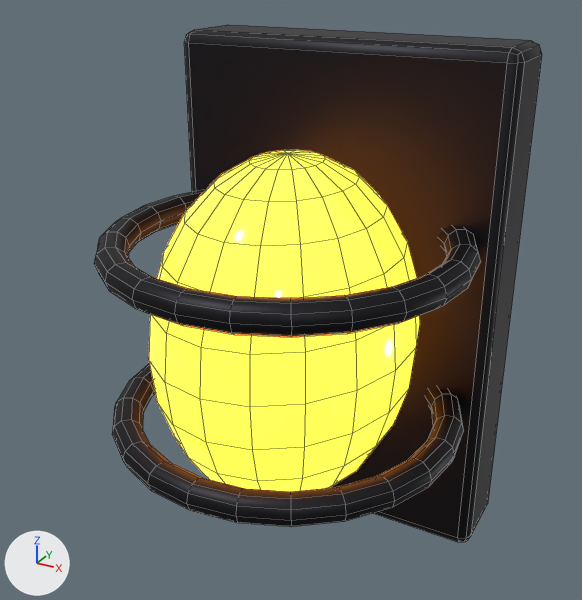
One commit to the Blender file assets_src/blend/env/light_cage.blend: the scene before it, then after it.
Rendered twice from a 50 mm camera at (0.235, -0.513, 0.234) aimed at (0.006, -0.097, 0.026). The axes (+X, +Y, +Z) are drawn at lower left. The lights are the same throughout. The first picture is the older version. Mesh edges are drawn as thin lines.

The first picture shows 'LightCage'.
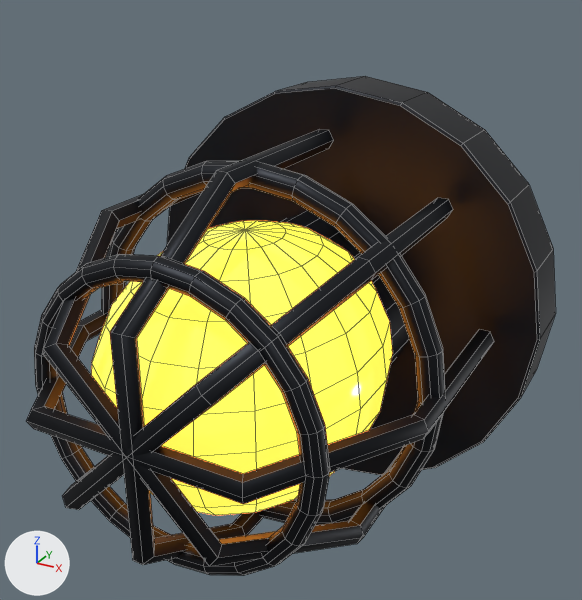
What differs and where, as boxes (x1, y1, x2, y2) in the pictures (582 x 600 px; the box of a moved part takes in the faces that stretch with it):
'LightCage', reshaped (18% wider): before (94, 25, 542, 542); after (26, 76, 556, 576)
part 1 of me_cube, added: after (91, 220, 393, 516)
part 2 of me_cube, added: after (101, 161, 445, 525)
part 3 of me_cube, moved or reshaped: before (112, 364, 464, 527); after (34, 254, 330, 576)
part 4 of me_cube, rebuilt: before (149, 150, 420, 492); after (43, 191, 399, 566)
part 5 of me_cube, rebuilt (9% wider, 23% shorter): before (184, 25, 542, 542); after (167, 76, 556, 475)
part 6 of me_cube, added: after (281, 211, 409, 364)
part 7 of me_cube, added: after (26, 310, 494, 504)
part 8 of me_cube, added: after (62, 198, 453, 510)
part 9 of me_cube, added: after (110, 129, 334, 565)
part 10 of me_cube, deleted (black): before (94, 189, 481, 337)

What the commit changed:
me_cube is used by ob_lightcage; location (0.0, 0.0, 0.0).
me_cube had 736 vertices, 750 faces and spanned x -0.12..0.12, y -0.21..0.03, z -0.18..0.18.
me_cube now has 984 vertices, 948 faces and spans x -0.15..0.15, y -0.256..0.025, z -0.15..0.15.
me_cube part 1: a new loose piece, a UV sphere (18 segments, 12 rings, poles along z) spanning x -0.084..0.084, y -0.246..-0.034, z -0.085..0.085, in mat_warmbulb (orange #ffa840, glowing orange #ff9933).
me_cube part 2: a new loose piece, a torus around y (ring radius 0.115, tube radius 0.008) spanning x -0.123..0.123, y -0.138..-0.122, z -0.123..0.123, in mat_cageiron (black #24262b).
me_cube part 3: the loose piece of 240 vertices spanning x -0.12..0.12, y -0.21..0.03, z -0.07..-0.05 is turned 90 degrees about the x axis through its middle and scaled by 0.799, then moved by (0.0, -0.13, 0.06).
me_cube part 4: the loose piece of 200 vertices spanning x -0.084..0.084, y -0.192..0.012, z -0.119..0.119 is rebuilt with 36 vertices and now spans x -0.09..0.09, y -0.256..-0.04, z -0.09..0.09, in mat_cageiron (black #24262b).
me_cube part 5: the loose piece of 56 vertices spanning x -0.12..0.12, y -0.03..0.03, z -0.18..0.18 is rebuilt with 80 vertices and now spans x -0.15..0.15, y -0.025..0.025, z -0.15..0.15.
me_cube part 6: a new loose piece of 80 vertices spanning x -0.065..0.065, y -0.09..-0.01, z -0.065..0.065, in mat_cageiron (black #24262b).
me_cube part 7: a new loose piece of 36 vertices spanning x -0.125..0.125, y -0.256..-0.04, z -0.006..0.006, in mat_cageiron (black #24262b).
me_cube part 8: a new loose piece of 36 vertices spanning x -0.09..0.09, y -0.256..-0.04, z -0.09..0.09, in mat_cageiron (black #24262b).
me_cube part 9: a new loose piece of 36 vertices spanning x -0.007..0.007, y -0.255..-0.04, z -0.124..0.124, in mat_cageiron (black #24262b).
me_cube part 10: the loose piece of 240 vertices spanning x -0.12..0.12, y -0.21..0.03, z 0.05..0.07 is deleted.
